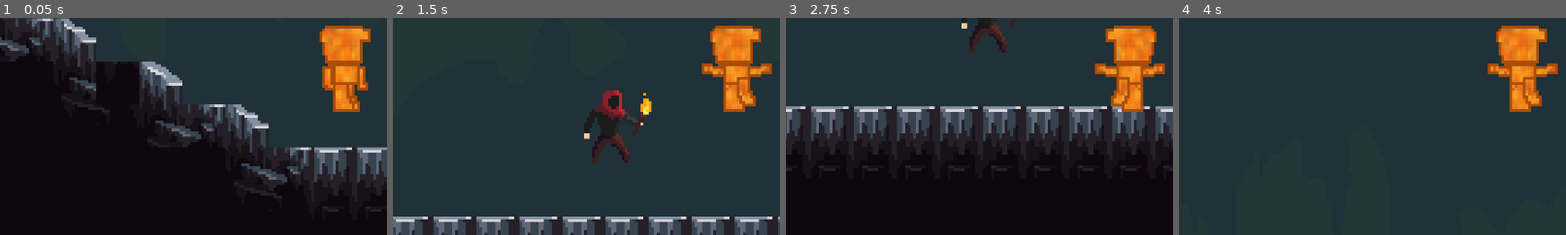
Above: before the commit, frames 1-4 (left to right).
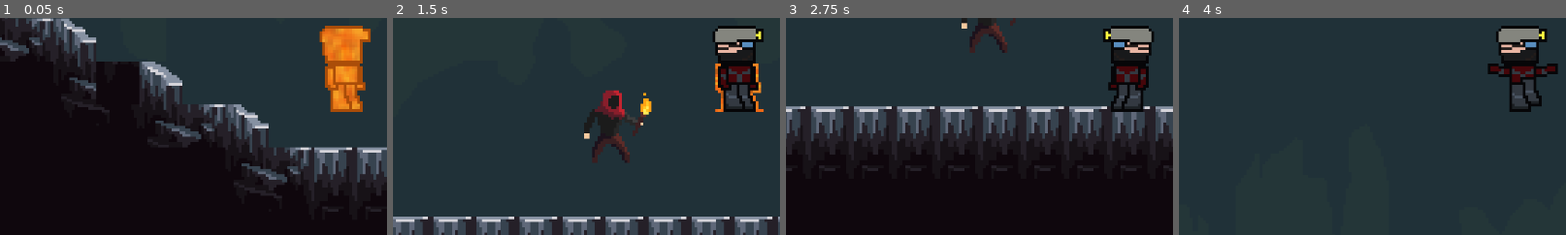
Above: after the commit, the same moments.

Repository: AffanKhan261/Godot_Campfire_Game_Repo
Game: Godot game, scene res://scenes/cool_start_screen_backstory.tscn
The game is run twice, just before and just after one commit, with the same random seed, the same clock (stepped at 60 frames per second) and the same inputs. This scene is started directly instead of the project's main scene.
Inputs:
- Up to frame 1 (0.05 s): no input
- Up to frame 2 (1.5 s): hold Right (move_right) from 0.53 s (still down); tap F (attack) at 0.6 s; tap Space (jump) at 0.77 s; tap Q (magma_player) at 0.8, 1.35 s
- Up to frame 3 (2.75 s): tap Space (jump) at 1.52 s; tap F (attack) at 1.55, 2.1 s; release Right (move_right) at 2.03 s; hold Left (move_left) from 2.03 s (still down); tap Q (magma_player) at 2.3 s
- Up to frame 4 (4 s): release Left (move_left) at 2.78 s; hold Right (move_right) from 2.78 s (still down); tap Q (magma_player) at 2.85, 3.8 s; tap Space (jump) at 3.02, 3.77 s; tap F (attack) at 3.05 s; hold Shift (speed_dash) from 3.53 s (still down)
The pictures show only the part of the screen within x 6-56%, y 38-88%; the shares and areas given below are measured in that part.

The runs differ from the first frame. In frame 1, 0.9% of the frame differs, in the area x 83-96%, y 22-44%; in frame 2, 4.8%, in the area x 79-98%, y 3-44%; in frame 3, 4.6%; in frame 4, 4.2%.

Commit message:
Add magma transform flow and fireblast input
Add a new 'fireblast' input action to project settings and tweak the FireBlast scene (increased speed, adjusted collision size and sprite frame, removed redundant animations). Update miner_player.tscn to use the 'transform' animation/frame. Big changes in scripts/miner_player.gd: introduce transformation state (is_transitioning), magma timers and cooldowns, constants for duration/cooldown, connect animation_finished callbacks to handle transform completion, prevent damage while transforming or in magma form, and reorder animation priorities to avoid interruptions. Also include small fixes for animation names/frames and related logic to make the magma transformation and invulnerability behavior robust.

Diff:
--- a/project.godot
+++ b/project.godot
@@ -70,6 +70,11 @@
 "events": [Object(InputEventKey,"resource_local_to_scene":false,"resource_name":"","device":-1,"window_id":0,"alt_press …(192 unchanged characters)…
 ]
 }
+fireblast={
+"deadzone": 0.2,
+"events": [Object(InputEventKey,"resource_local_to_scene":false,"resource_name":"","device":-1,"window_id":0,"alt_pressed":false,"shift_pressed":false,"ctrl_pressed":false,"meta_pressed":false,"pressed":false,"keycode":0,"physical_keycode":82,"key_label":0,"unicode":114,"location":0,"echo":false,"script":null)
+]
+}
 
 [layer_names]
 
--- a/scenes/fire_blast.tscn
+++ b/scenes/fire_blast.tscn
@@ -196,96 +196,20 @@
 }],
 "loop": true,
 "name": &"FireBlast",
-"speed": 15.0
+"speed": 30.0
 }]
 
 [sub_resource type="RectangleShape2D" id="RectangleShape2D_t72oq"]
 resource_local_to_scene = true
-size = Vector2(0, 6)
-
-[sub_resource type="Animation" id="Animation_xlssx"]
-length = 0.001
-tracks/0/type = "value"
-tracks/0/imported = false
-tracks/0/enabled = true
-tracks/0/path = NodePath("AnimatedSprite2D:frame")
-tracks/0/interp = 1
-tracks/0/loop_wrap = true
-tracks/0/keys = {
-"times": PackedFloat32Array(0),
-"transitions": PackedFloat32Array(1),
-"update": 1,
-"values": [0]
-}
-tracks/1/type = "value"
-tracks/1/imported = false
-tracks/1/enabled = true
-tracks/1/path = NodePath("CollisionShape2D:shape:size")
-tracks/1/interp = 1
-tracks/1/loop_wrap = true
-tracks/1/keys = {
-"times": PackedFloat32Array(0),
-"transitions": PackedFloat32Array(1),
-"update": 0,
-"values": [Vector2(0, 6)]
-}
-
-[sub_resource type="Animation" id="Animation_444pv"]
-resource_name = "fireblast"
-length = 2.0
-step = 0.1
-tracks/0/type = "value"
-tracks/0/imported = false
-tracks/0/enabled = true
-tracks/0/path = NodePath("AnimatedSprite2D:animation")
-tracks/0/interp = 1
-tracks/0/loop_wrap = true
-tracks/0/keys = {
-"times": PackedFloat32Array(),
-"transitions": PackedFloat32Array(),
-"update": 1,
-"values": []
-}
-tracks/1/type = "value"
-tracks/1/imported = false
-tracks/1/enabled = true
-tracks/1/path = NodePath("AnimatedSprite2D:frame")
-tracks/1/interp = 1
-tracks/1/loop_wrap = true
-tracks/1/keys = {
-"times": PackedFloat32Array(0.1),
-"transitions": PackedFloat32Array(1),
-"update": 1,
-"values": [26]
-}
-tracks/2/type = "value"
-tracks/2/imported = false
-tracks/2/enabled = true
-tracks/2/path = NodePath("CollisionShape2D:shape:size")
-tracks/2/interp = 1
-tracks/2/loop_wrap = true
-tracks/2/keys = {
-"times": PackedFloat32Array(0.1, 0.26),
-"transitions": PackedFloat32Array(1, 1),
-"update": 0,
-"values": [Vector2(0, 6), Vector2(32, 15)]
-}
-
-[sub_resource type="AnimationLibrary" id="AnimationLibrary_2kvlk"]
-_data = {
-&"RESET": SubResource("Animation_xlssx"),
-&"fireblast": SubResource("Animation_444pv")
-}
+size = Vector2(32, 10)
 
 [node name="FireBlast" type="Area2D" unique_id=2052468658]
 
 [node name="AnimatedSprite2D" type="AnimatedSprite2D" parent="." unique_id=1226039449]
 sprite_frames = SubResource("SpriteFrames_c2yxj")
 animation = &"FireBlast"
+frame = 23
+frame_progress = 0.01254632
 
 [node name="CollisionShape2D" type="CollisionShape2D" parent="." unique_id=243273870]
-position = Vector2(0, 0.5)
 shape = SubResource("RectangleShape2D_t72oq")
-
-[node name="AnimationPlayer" type="AnimationPlayer" parent="." unique_id=880410033]
-libraries/ = SubResource("AnimationLibrary_2kvlk")
--- a/scenes/miner_player.tscn
+++ b/scenes/miner_player.tscn
@@ -470,7 +470,9 @@
 
 [node name="AnimatedSprite2D" type="AnimatedSprite2D" parent="." unique_id=1800577890]
 sprite_frames = SubResource("SpriteFrames_agh33")
-animation = &"tranform_walk"
+animation = &"transform"
+frame = 14
+frame_progress = 1.0
 
 [node name="CollisionShape2D" type="CollisionShape2D" parent="." unique_id=621166794]
 visible = false
--- a/scripts/miner_player.gd
+++ b/scripts/miner_player.gd
@@ -53,7 +53,12 @@
 
 # ---------------- TRANSFORMATION ----------------
 var is_magma: bool = false
-
+var is_transitioning: bool = false # New: Tracks the "transform" animation
+var magma_timer: float = 0.0
+var magma_cooldown: float = 0.0
+
+const MAGMA_DURATION: float = 10.0
+const MAGMA_COOLDOWN_TIME: float = 10.0
 
 
 # ---------------- FACING (smooth) ----------------
@@ -82,11 +87,29 @@
 		move_and_slide()
 		return
 
-	# Magma Transformation input
+	# Handle Magma Timers
+	if magma_cooldown > 0:
+		magma_cooldown -= delta
+
+	if is_magma and not is_transitioning:
+		magma_timer -= delta
+		if magma_timer <= 0:
+			is_magma = false
+			magma_cooldown = MAGMA_COOLDOWN_TIME
+
+	# Magma Input Logic
 	if Input.is_action_just_pressed("magma_player"):
-		print("Magma mode")
-		is_magma = !is_magma # This flips the true/false state
-
+		if not is_magma and not is_transitioning and magma_cooldown <= 0:
+			is_transitioning = true
+			animated_sprite.play("transform") # 'transform' with an S
+
+			if not animated_sprite.animation_finished.is_connected(_on_tranform_done):
+				animated_sprite.animation_finished.connect(_on_tranform_done, CONNECT_ONE_SHOT)
+
+		elif is_magma:
+			# Manual exit
+			is_magma = false
+			magma_cooldown = MAGMA_COOLDOWN_TIME
 
 	_update_dash_timers(delta)
 	_update_attack_timers(delta)
@@ -135,22 +158,48 @@
 	# ONLY reset jumps when you LAND on the ground
 	_post_move_floor_reset()
 
+func _start_transformation_sequence() -> void:
+	is_transitioning = true
+	animated_sprite.play("transform") # Spelled with 's' as requested
+
+	# Wait for the animation to finish
+	if not animated_sprite.animation_finished.is_connected(_on_transform_finished):
+		animated_sprite.animation_finished.connect(_on_transform_finished, CONNECT_ONE_SHOT)
+
+func _on_transform_finished() -> void:
+	if is_transitioning:
+		is_transitioning = false
+		is_magma = true
+		magma_timer = MAGMA_DURATION
+
 # ---------------- DAMAGE / DEATH ----------------
 func take_damage(amount: int) -> void:
+	# 1. Check if the player is dead
 	if is_dead:
 		return
+
+	# 2. Check if the player is in Magma Mode or currently Transforming
+	if is_magma == true or is_transitioning == true:
+		print("SKIBIDI OHIO")
+		return # This stops the rest of the function from running!
+
+	# 3. Check for standard invulnerability frames
 	if _invuln_timer > 0.0:
 		return
 
+	# 4. If none of the above are true, actually take damage
 	health = max(health - amount, 0)
 	_invuln_timer = invulnerable_time
 
+	if health <= 0:
+		_die()
+
+
+
 	# Optional: small knockback feel (tweak/remove if you want)
 	# velocity.x = -float(facing) * 120.0
 
-	if health <= 0:
-		_die()
-		return
+
 
 	# If you have a hurt animation, you can play it here safely:
 	# if animated_sprite.sprite_frames.has_animation("hurt"):
@@ -317,14 +366,21 @@
 	if GlobalVar.HEALTH > 0:
 		if GlobalVar.damage_anim_enabler == false:
 
+			# 1. PRIORITY: The actual transformation animation
+			if is_transitioning:
+				return # Let the 'transform' animation play uninterrupted
+
+			# 2. PRIORITY: Magma Mode (Spelled 'tranform')
 			if is_magma:
-				if absf(velocity.x) > 10.0: # Using 10.0 to avoid jitter
+				if not is_on_floor():
 					animated_sprite.play("tranform_jump")
+				elif absf(velocity.x) > 10.0:
+					animated_sprite.play("tranform_walk")
 				else:
 					animated_sprite.play("tranform_idle")
-				return # THIS STOP THE REST OF THE FUNCTION FROM RUNNING
-
-			# Don't override the attack animation while attacking
+				return
+
+			# 3. Normal Player animations...
 			if is_attacking:
 				return
 
@@ -363,3 +419,9 @@
 
 func get_facing() -> int:
 	return facing
+
+func _on_tranform_done() -> void:
+	if is_transitioning:
+		is_transitioning = false
+		is_magma = true
+		magma_timer = MAGMA_DURATION
